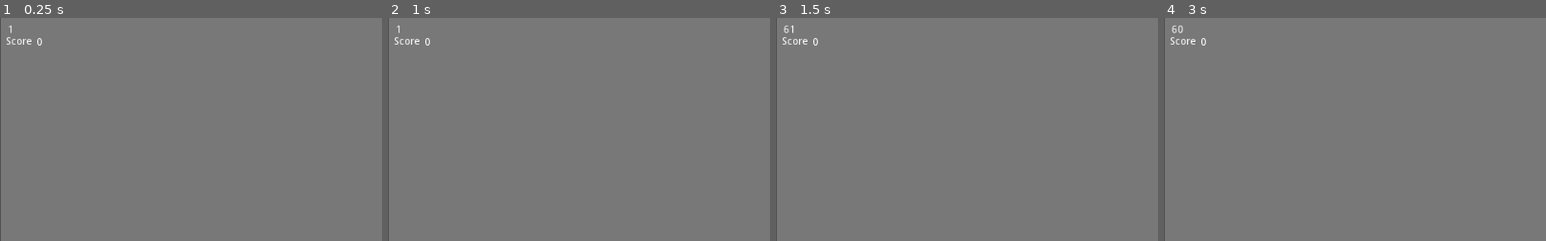
Above: before the commit, frames 1-4 (left to right).
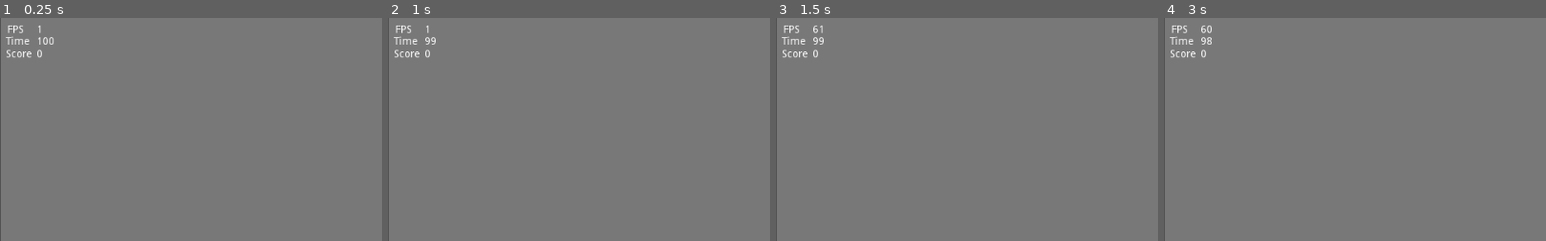
Above: after the commit, the same moments.

Repository: premieroctet/save-the-stickmans
Game: Godot game, scene res://Map1.tscn
Same seed, same stepped clock (60 frames per second), same inputs: the game is played once before the commit and once after it.
Inputs (mouse positions are % of the whole screen's width and height, from its top left):
- Up to frame 1 (0.25 s): no input
- Up to frame 2 (1 s): move the mouse to (72, 45) at 0.52 s; hold Right (ui_right) from 0.53 s (still down); tap Keypad Enter (ui_accept) at 0.6, 0.77 s
- Up to frame 3 (1.5 s): keep holding Right (ui_right); tap Keypad Enter (ui_accept) at 1.07 s; move the mouse to (30, 55) at 1.27 s; click (30, 55) at 1.35 s
- Up to frame 4 (3 s): tap Keypad Enter (ui_accept) at 1.52, 1.55, 1.82, 2.1, 2.75 s; tap Enter at 2 s; move the mouse to (60, 28) at 2.02 s; release Right (ui_right) at 2.03 s; hold Left (ui_left) 2.03-2.78 s; move the mouse to (45, 70) at 2.77 s; hold Right (ui_right) from 2.78 s (still down); click (45, 70) at 2.85 s
The pictures show only the part of the screen within x 0-50%, y 0-50%; the shares and areas given below are measured in that part.

The runs differ from the first frame. In frame 1, 0.5% of the frame differs, in the area x 1-14%, y 3-18%; in frame 2, 0.4%; in frame 3, 0.4%; in frame 4, 0.5%, in the area x 1-13%, y 3-18%.

Commit message:
ref #5 add timer for start and end game

Diff:
--- a/Map1.gd
+++ b/Map1.gd
@@ -1,20 +1,32 @@
 extends Node2D
-# TODO
-# - Start and end game
-# - Stickman capacity : repulse
-# - Random stickman becomes a zombie
 
-onready var fpsLabel = $FpsLabel
+onready var fpsLabel = $FpsValue
 onready var scoreLabel = $ScoreValue
+onready var timerLabel = $TimerValue
 onready var Line =  preload("Line.tscn")
 
 export var lineTimeout = 2
 export var lineWidth = 3
+export var time = 100
 
 var line
 var lineBody: StaticBody2D
 var savedStickmans = 0
 var deadStickmans = 0
+
+func start_game():
+	timerLabel.set_text(str(time))
+	print('start game')
+
+func end_game():
+	savedStickmans = 0
+	deadStickmans = 0
+	time = 100
+	scoreLabel.set_text(str(savedStickmans))
+	print('end game')
+
+func _ready():
+	start_game();
 
 func _physics_process(_delta):
 	fpsLabel.set_text(str(Engine.get_frames_per_second()))
@@ -42,10 +54,14 @@
 
 func check_if_game_ended() -> bool:
 	if get_tree().get_nodes_in_group('stickmans').size() == 1: # TODO Why is there still one node ?
-		# TODO Restart game, reposition stickmans
-		savedStickmans = 0
-		deadStickmans = 0
-		scoreLabel.set_text(str(savedStickmans))
+		end_game();
 		return true
 
 	return false
+
+func _on_Timer_timeout():
+	time -= 1
+	timerLabel.set_text(str(time))
+
+	if time == 0:
+		end_game()
--- a/Map1.tscn
+++ b/Map1.tscn
@@ -17,11 +17,14 @@
 [node name="Main" type="Node2D"]
 script = ExtResource( 2 )
 
+[node name="Timer" type="Timer" parent="."]
+autostart = true
+
 [node name="LevelArea" type="Area2D" parent="."]
 script = ExtResource( 4 )
 
 [node name="CollisionShape2D" type="CollisionShape2D" parent="LevelArea"]
-position = Vector2( 0.451721, 1.0853 )
+position = Vector2( 0.451721, 2.0853 )
 shape = SubResource( 3 )
 
 [node name="Background" type="ColorRect" parent="."]
@@ -40,15 +43,27 @@
 margin_top = -291.356
 margin_right = -462.44
 margin_bottom = -277.356
+text = "FPS"
+__meta__ = {
+"_edit_use_anchors_": false
+}
+
+[node name="FpsValue" type="Label" parent="."]
+margin_left = -463.33
+margin_top = -291.211
+margin_right = -423.33
+margin_bottom = -277.211
+rect_pivot_offset = Vector2( 486.605, 265.058 )
+text = "0"
 __meta__ = {
 "_edit_use_anchors_": false
 }
 
 [node name="ScoreLabel" type="Label" parent="."]
 margin_left = -503.729
-margin_top = -275.318
+margin_top = -258.318
 margin_right = -463.729
-margin_bottom = -261.318
+margin_bottom = -244.318
 rect_pivot_offset = Vector2( 230.886, 174.879 )
 text = "Score"
 __meta__ = {
@@ -57,9 +72,31 @@
 
 [node name="ScoreValue" type="Label" parent="."]
 margin_left = -463.33
-margin_top = -274.211
+margin_top = -258.211
 margin_right = -423.33
-margin_bottom = -260.211
+margin_bottom = -244.211
+rect_pivot_offset = Vector2( 486.605, 265.058 )
+text = "0"
+__meta__ = {
+"_edit_use_anchors_": false
+}
+
+[node name="TimerLabel" type="Label" parent="."]
+margin_left = -503.729
+margin_top = -275.318
+margin_right = -463.729
+margin_bottom = -261.318
+rect_pivot_offset = Vector2( 230.886, 174.879 )
+text = "Time"
+__meta__ = {
+"_edit_use_anchors_": false
+}
+
+[node name="TimerValue" type="Label" parent="."]
+margin_left = -463.33
+margin_top = -275.211
+margin_right = -423.33
+margin_bottom = -261.211
 rect_pivot_offset = Vector2( 486.605, 265.058 )
 text = "0"
 __meta__ = {
@@ -136,5 +173,6 @@
 position = Vector2( 115.621, 53.2215 )
 shape = SubResource( 2 )
 
+[connection signal="timeout" from="Timer" to="." method="_on_Timer_timeout"]
 [connection signal="body_exited" from="LevelArea" to="." method="_on_LevelArea_body_exited"]
 [connection signal="body_entered" from="EndArea" to="." method="_on_EndArea_body_entered"]
--- a/project.godot
+++ b/project.godot
@@ -21,9 +21,21 @@
 
 [input]
 
+ui_accept={
+"deadzone": 0.5,
+"events": [ Object(InputEventKey,"resource_local_to_scene":false,"resource_name":"","device":0,"alt":false,"shift":false,"control":false,"meta":false,"command":false,"pressed":false,"scancode":16777222,"physical_scancode":0,"unicode":0,"echo":false,"script":null)
+, Object(InputEventKey,"resource_local_to_scene":false,"resource_name":"","device":0,"alt":false,"shift":false,"control":false,"meta":false,"command":false,"pressed":false,"scancode":32,"physical_scancode":0,"unicode":0,"echo":false,"script":null)
+, Object(InputEventJoypadButton,"resource_local_to_scene":false,"resource_name":"","device":0,"button_index":0,"pressure":0.0,"pressed":false,"script":null)
+ ]
+}
 click={
 "deadzone": 0.5,
 "events": [ Object(InputEventMouseButton,"resource_local_to_scene":false,"resource_name":"","device":0,"alt":false,"shi …(212 unchanged characters)…
+ ]
+}
+enter={
+"deadzone": 0.5,
+"events": [ Object(InputEventKey,"resource_local_to_scene":false,"resource_name":"","device":0,"alt":false,"shift":false,"control":false,"meta":false,"command":false,"pressed":false,"scancode":0,"physical_scancode":16777221,"unicode":0,"echo":false,"script":null)
  ]
 }
 
